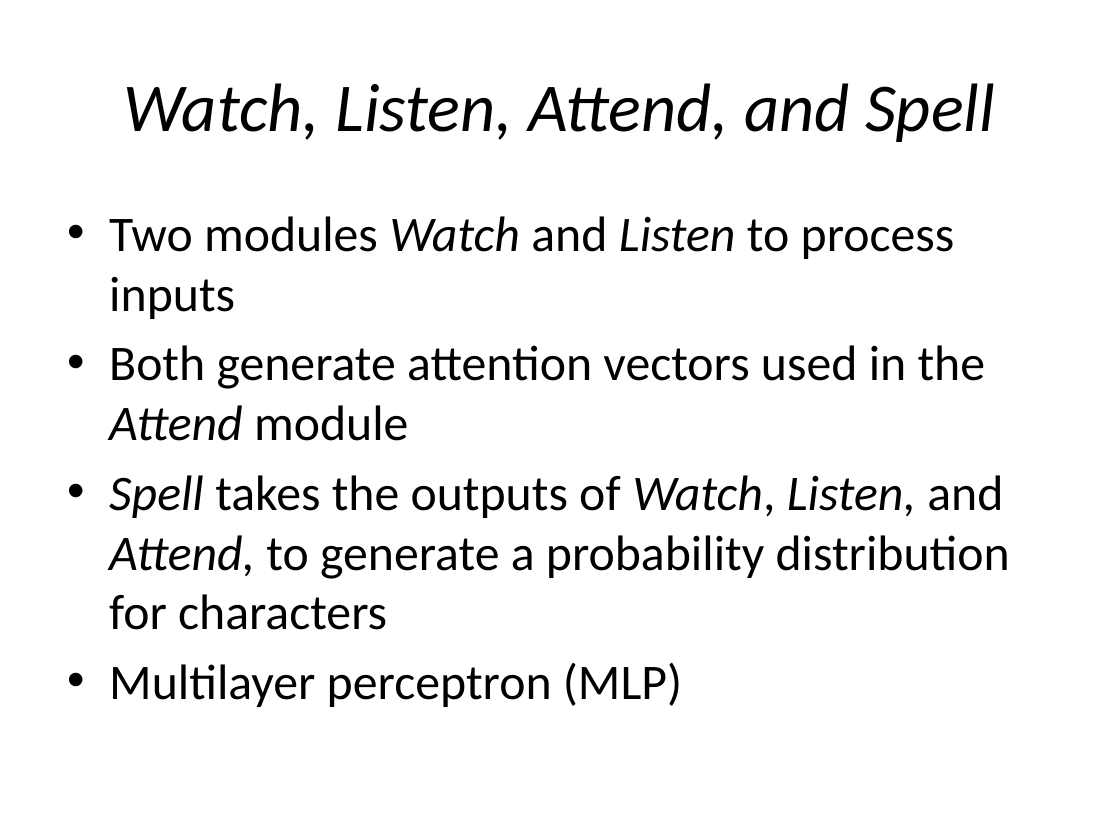
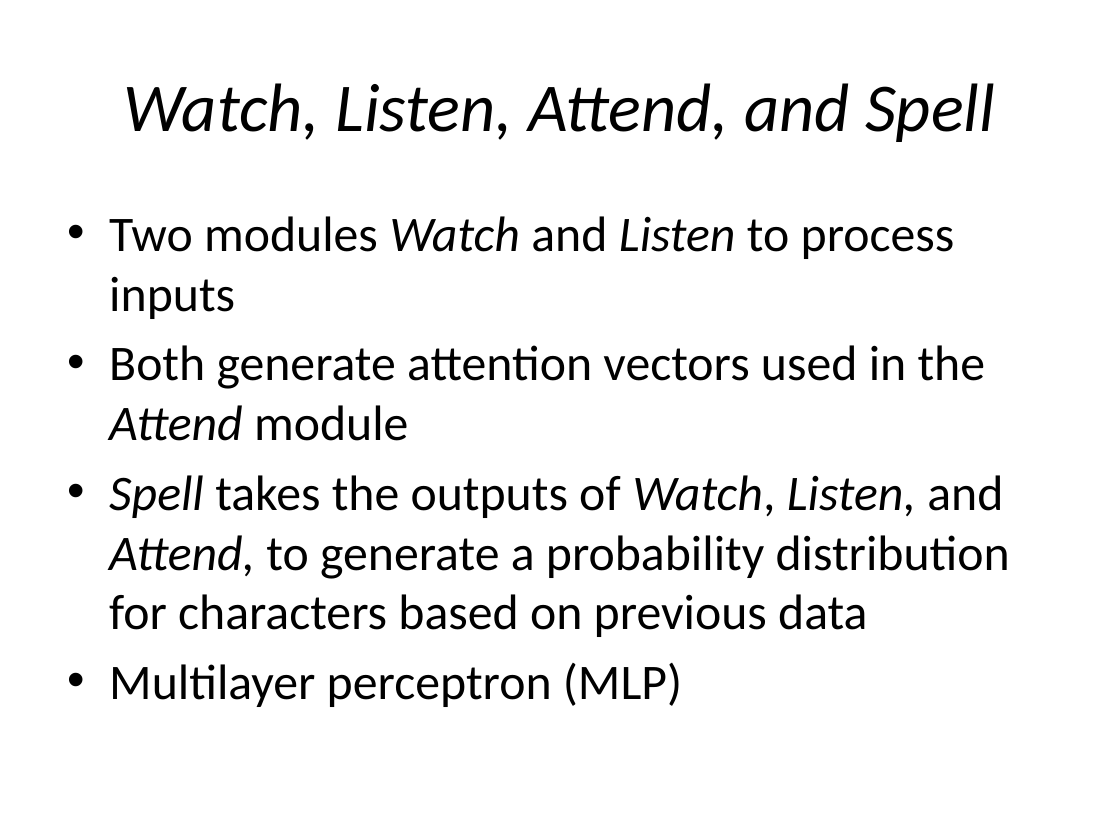
Before and after one commit to michaelwu756/CS35L, a slide deck: slide 6 of hw10/presentation.pptx. Drawn at 1120x840 pixels with LibreOffice and Linux fonts; fonts in the diff are those of the drawing. Boxes give left, top, right and bottom in pixels: in the first picture for what was removed or moved away, otherwise in the second. Text is boxed around its words. In the diff, an @@ line names an element or a change of style, - is before the commit and + after.

Commit message:
updated presentation

```diff
--- a/hw10/presentation.pptx
+++ b/hw10/presentation.pptx
@@ text at [109,475,1010,637]: text changed @@
-• Spell takes the outputs of Watch, Listen, and Attend, to generate a probability distribution for characters
+• Spell takes the outputs of Watch, Listen, and Attend, to generate a probability distribution for characters based on previous data
```
Also in this commit, not shown: 3 other slides changed.
